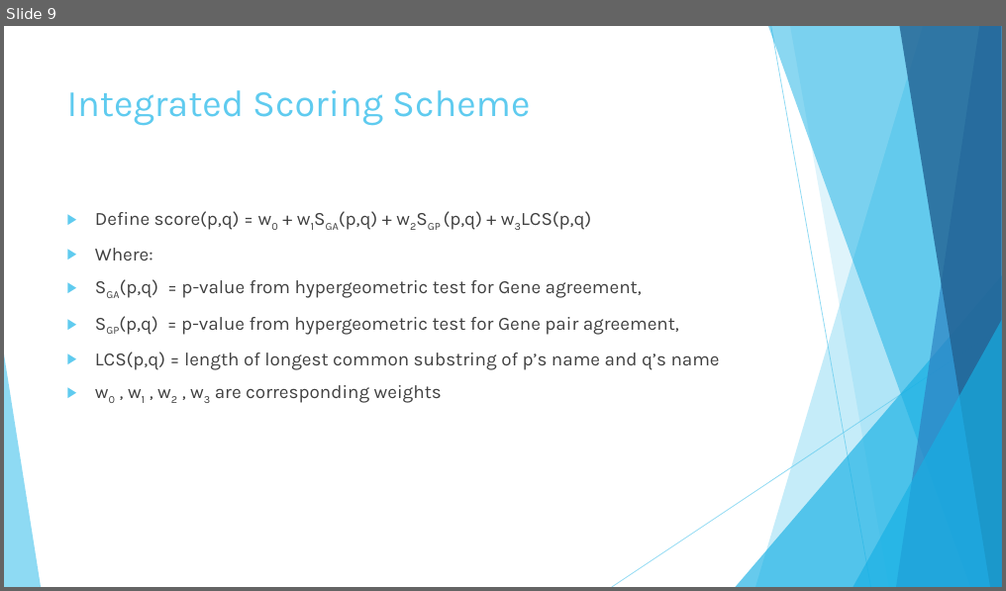
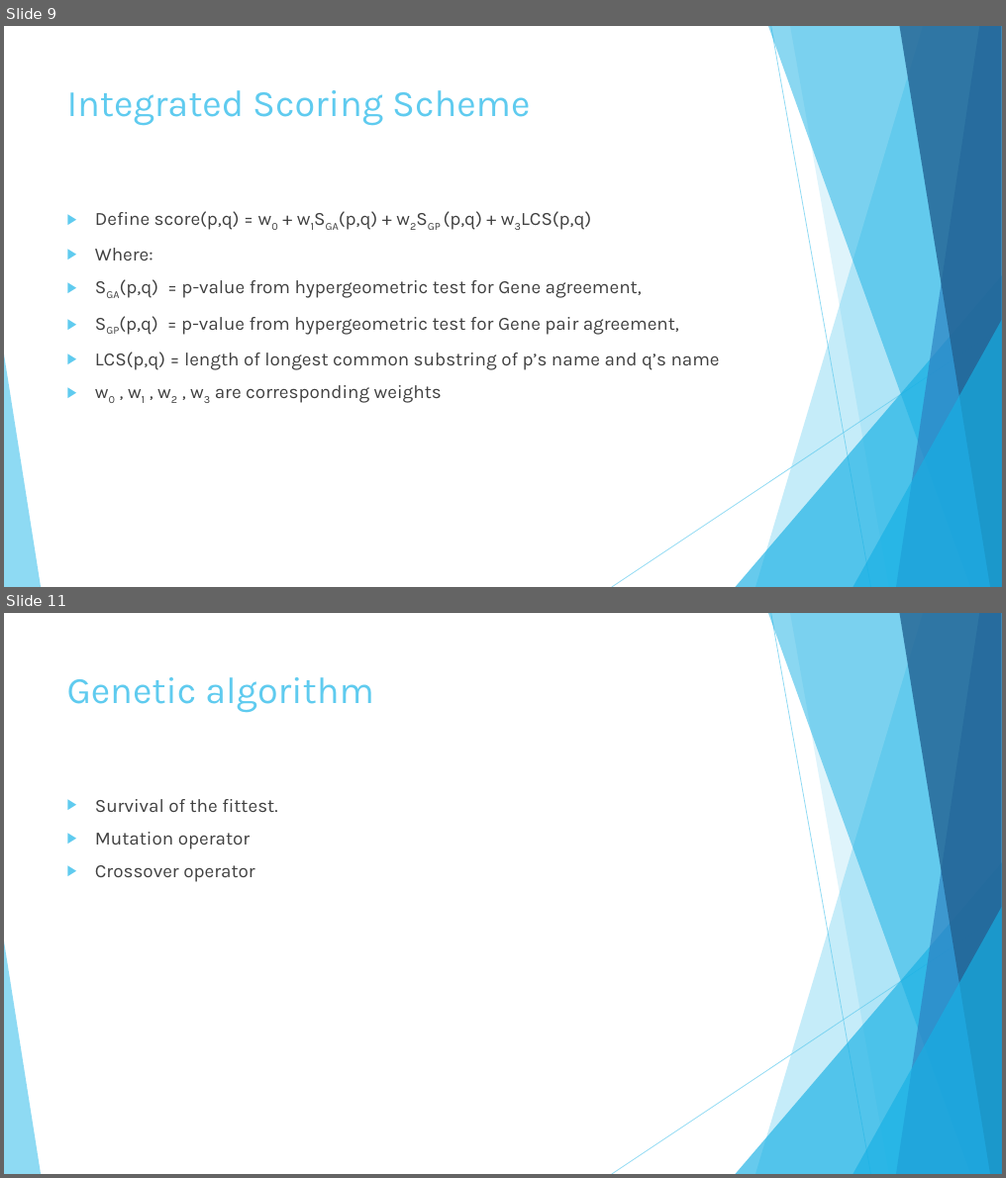
Before and after one commit to vuphuctho/Pathway-Database-Integration, a slide deck: slides/CS4220Project.pptx. Shown one above the other, each under a label of ours: slide 9 before the commit, slides 9 and 11 after it; the slides between them are not shown. The pictures are 1006x591 and 1006x1178 pixels, drawn with LibreOffice and Linux fonts; fonts in the diff are those of the drawing. Boxes give left, top, right and bottom in pixels: in the first picture for what was removed or moved away, otherwise in the second. Text is boxed around its words. In the diff, an @@ line names an element or a change of style, - is before the commit and + after.

Commit message:
Update slides

```diff
--- a/slides/CS4220Project.pptx
+++ b/slides/CS4220Project.pptx
@@ slide 11 added at box(4, 613, 1002, 1174), background #FFFFFF; not listed: 10 template elements that a slide beside it also shows @@
@@ title added at box(67, 677, 374, 713), 36 pt, text #5FCBEF @@
+Genetic algorithm
@@ text added at box(95, 799, 277, 882), 18 pt, text #404040 @@
+▶ Survival of the fittest.
+▶ Mutation operator
+▶ Crossover operator
```
Also in this commit, not shown: 1 slide changed, 2 slides removed.
